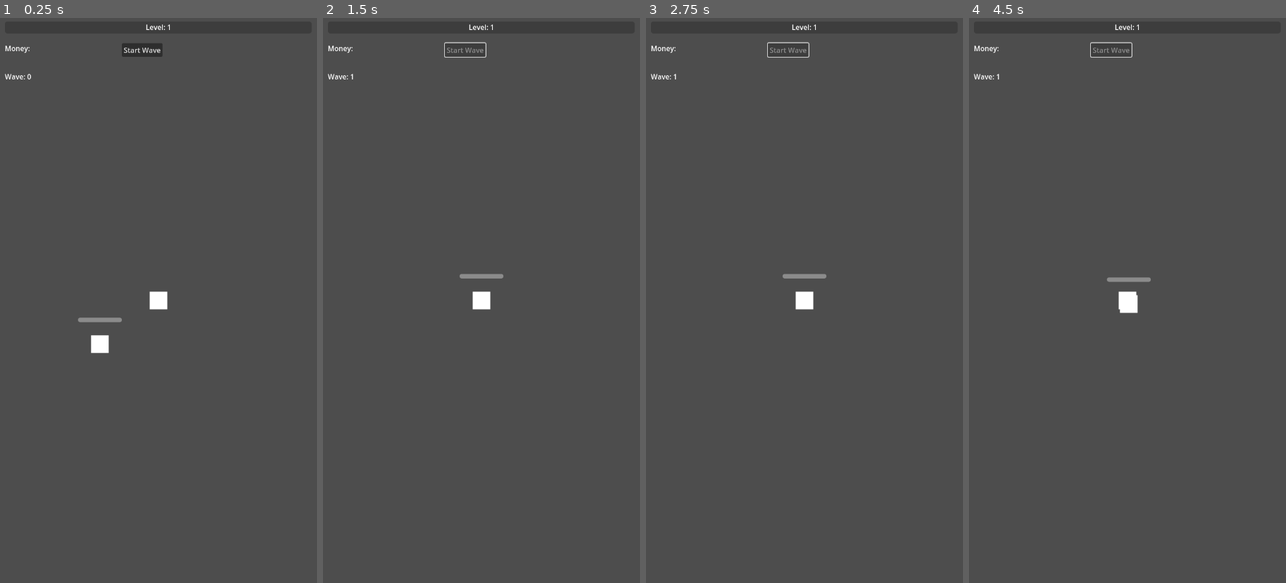
Above: before the commit, frames 1-4 (left to right).
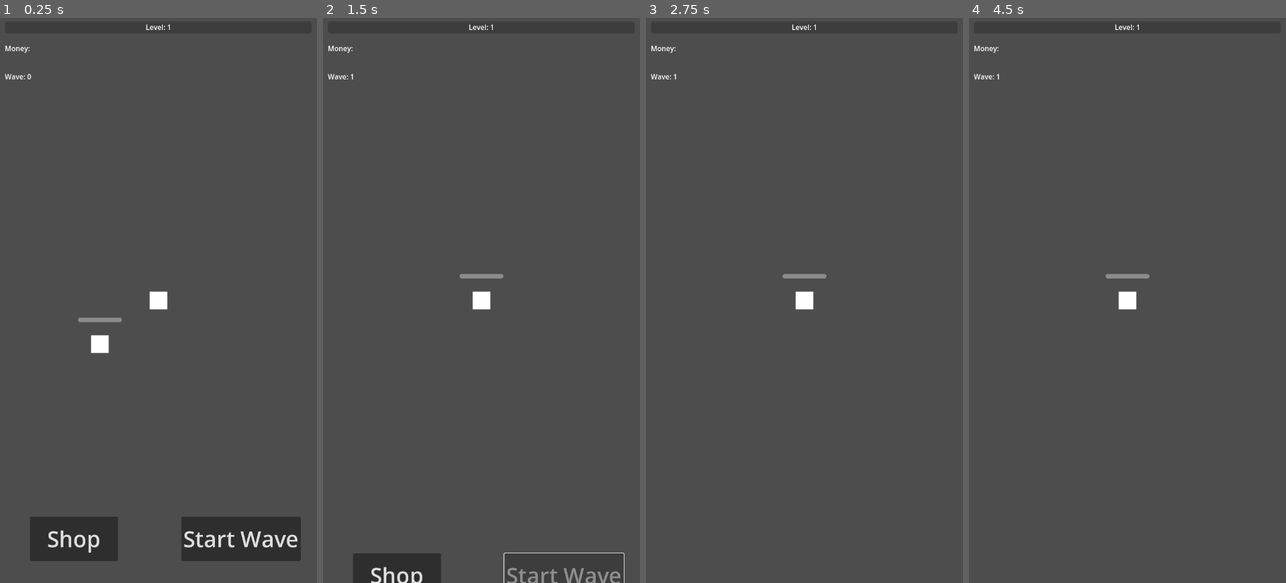
Above: after the commit, the same moments.

Repository: Davideee03/MobileComputing
Game: Godot game, scene res://Scenes/Towns/Town.tscn
The game is run twice, just before and just after one commit, with the same random seed, the same clock (stepped at 60 frames per second) and the same inputs.
Inputs (mouse positions are in pixels of both pictures, inside the frame that each line leads up to):
- Up to frame 1 (0.25 s): no input
- Up to frame 2 (1.5 s): click (395, 537) at 0.5 s, where only the run after the commit has a clickable "Shop"; click "Start Wave" at 1.25 s
- Up to frame 3 (2.75 s): tap Enter at 2 s; move the mouse to (874, 272) at 2.02 s; click (874, 272) at 2.17 s
- Up to frame 4 (4.5 s): tap Space at 2.75 s; drag from (1064, 328) to (1127, 300) at 2.77 s; move the mouse to (1159, 176) at 3.52 s; click (1159, 176) at 3.67 s; tap Enter at 4.25 s; drag from (1111, 413) to (1032, 215) at 4.27 s

The runs differ from the first frame. In frame 1, 5.3% of the frame differs, in the area x 9-95%, y 4-97%; in frame 2, 1.9%; in frame 3, 0.1%; in frame 4, 0.3%.

Commit message:
Buttons and fuel container movement
Points:
 - Optimized the fuel container movement (now it'll be a player child when needed)
 - Added the currently unused "shop button"
 - An animation player that removes the buttons that are not necessary

Diff:
--- a/Scenes/Enemies/EnemySpawner.tscn
+++ b/Scenes/Enemies/EnemySpawner.tscn
@@ -1,8 +1,6 @@
-[gd_scene load_steps=3 format=3 uid="uid://cicvcl7ecrmi7"]
+[gd_scene load_steps=2 format=3 uid="uid://cicvcl7ecrmi7"]
 
 [ext_resource type="Script" path="res://Scripts/Enemies/EnemySpawner.gd" id="1_d78cs"]
-[ext_resource type="PackedScene" uid="uid://6qm43mvh3ma6" path="res://Scenes/Enemies/Enemy.tscn" id="2_7tf5q"]
 
 [node name="EnemySpawner" type="Node2D"]
 script = ExtResource("1_d78cs")
-enemies = Array[PackedScene]([ExtResource("2_7tf5q")])
--- a/Scenes/Towns/Town.tscn
+++ b/Scenes/Towns/Town.tscn
@@ -10,9 +10,46 @@
 [sub_resource type="CircleShape2D" id="CircleShape2D_lm2qt"]
 radius = 270.0
 
+[sub_resource type="Animation" id="Animation_6qcin"]
+resource_name = "StartWave"
+tracks/0/type = "value"
+tracks/0/imported = false
+tracks/0/enabled = true
+tracks/0/path = NodePath("Buttons:position")
+tracks/0/interp = 1
+tracks/0/loop_wrap = true
+tracks/0/keys = {
+"times": PackedFloat32Array(0, 1),
+"transitions": PackedFloat32Array(1, 1),
+"update": 0,
+"values": [Vector2(100, 1138), Vector2(100, 1346)]
+}
+
+[sub_resource type="Animation" id="Animation_srwuj"]
+length = 0.001
+tracks/0/type = "value"
+tracks/0/imported = false
+tracks/0/enabled = true
+tracks/0/path = NodePath("Buttons:position")
+tracks/0/interp = 1
+tracks/0/loop_wrap = true
+tracks/0/keys = {
+"times": PackedFloat32Array(0),
+"transitions": PackedFloat32Array(1),
+"update": 0,
+"values": [Vector2(100, 1138)]
+}
+
+[sub_resource type="AnimationLibrary" id="AnimationLibrary_hum08"]
+_data = {
+"RESET": SubResource("Animation_srwuj"),
+"StartWave": SubResource("Animation_6qcin")
+}
+
 [node name="World" type="Node2D"]
 
-[node name="FuelContainer" parent="." node_paths=PackedStringArray("player") instance=ExtResource("2_1j8pv")]
+[node name="FuelContainer" parent="." node_paths=PackedStringArray("world", "player") instance=ExtResource("2_1j8pv")]
+world = NodePath("..")
 player = NodePath("../Player")
 
 [node name="PlayerDetector" type="Area2D" parent="FuelContainer"]
@@ -43,17 +80,38 @@
 offset_bottom = 155.0
 text = "Wave: 0"
 
-[node name="StartWave" type="Button" parent="Player/Control" node_paths=PackedStringArray("spawners", "fuel_container")]
+[node name="AnimationPlayer" type="AnimationPlayer" parent="Player/Control"]
+libraries = {
+"": SubResource("AnimationLibrary_hum08")
+}
+
+[node name="Buttons" type="Control" parent="Player/Control"]
+anchors_preset = 0
+offset_left = 100.0
+offset_top = 1138.0
+offset_right = 797.0
+offset_bottom = 1278.0
+
+[node name="StartWave" type="Button" parent="Player/Control/Buttons" node_paths=PackedStringArray("spawners", "fuel_container", "animation_player")]
 unique_name_in_owner = true
 layout_mode = 0
-offset_left = 366.0
-offset_top = 65.0
-offset_right = 458.0
-offset_bottom = 96.0
+offset_left = 401.0
+offset_right = 672.0
+offset_bottom = 100.0
+theme_override_font_sizes/font_size = 50
 text = "Start Wave"
 script = ExtResource("3_72yn0")
-spawners = NodePath("../../Spawners")
-fuel_container = NodePath("../../../FuelContainer")
+spawners = NodePath("../../../Spawners")
+fuel_container = NodePath("../../../../FuelContainer")
+animation_player = NodePath("../../AnimationPlayer")
+
+[node name="ShopButton" type="Button" parent="Player/Control/Buttons"]
+layout_mode = 0
+offset_left = 57.0
+offset_right = 257.0
+offset_bottom = 100.0
+theme_override_font_sizes/font_size = 50
+text = "Shop"
 
 [node name="Spawners" type="Node2D" parent="Player"]
 position = Vector2(-133, 99)
@@ -68,6 +126,6 @@
 position = Vector2(1250, 0)
 target = NodePath("../../../FuelContainer")
 
-[connection signal="area_entered" from="FuelContainer/PlayerDetector" to="Player/Control/StartWave" method="_on_player_detector_area_entered"]
-[connection signal="area_exited" from="FuelContainer/PlayerDetector" to="Player/Control/StartWave" method="_on_player_detector_area_exited"]
-[connection signal="button_down" from="Player/Control/StartWave" to="Player/Control/StartWave" method="_on_button_down"]
+[connection signal="area_entered" from="FuelContainer/PlayerDetector" to="Player/Control/Buttons/StartWave" method="_on_player_detector_area_entered"]
+[connection signal="area_exited" from="FuelContainer/PlayerDetector" to="Player/Control/Buttons/StartWave" method="_on_player_detector_area_exited"]
+[connection signal="button_down" from="Player/Control/Buttons/StartWave" to="Player/Control/Buttons/StartWave" method="_on_button_down"]
--- a/Scripts/Enemies/StartWaveButton.gd
+++ b/Scripts/Enemies/StartWaveButton.gd
@@ -2,6 +2,11 @@
 
 @export var spawners : Node2D
 @export var fuel_container : Area2D
+
+@export_category("Animation")
+@export var animation_player : AnimationPlayer
+@export var animation_speed : float = 2.0
+
 var is_near_to_fuel : bool = false
 
 func _on_button_down():
@@ -16,10 +21,16 @@
 	#Disable Button
 	disabled = true
 
+	#Play animation
+	animation_player.play("StartWave", -1, animation_speed)
+
 func end_wave():
 	#Enable button
 	disabled = false
 	fuel_container.stop_following_player()
+
+	#Play animation
+	animation_player.play("StartWave", -1, -animation_speed, true)
 
 
 func _on_player_detector_area_entered(_area):
--- a/Scripts/Fuel/FuelContainer.gd
+++ b/Scripts/Fuel/FuelContainer.gd
@@ -1,14 +1,17 @@
 extends Area2D
 
+@export var world : Node2D
 @export var player : Node2D
-var follow : bool = false
-
-func _process(_delta):
-	if !follow: return
-	global_position = player.global_position
 
 #Functions called by StartWave button
+#
+#Reparent the current node in order to
+#follow the player copying his transform
 func follow_player():
-	follow = true
+	reparent(player, false)
+
+#Wait a process frame, then reparent the node
+#keeping the current transform
 func stop_following_player():
-	follow = false
+	await get_tree().create_timer(get_process_delta_time()).timeout
+	reparent(world)
Not shown: 1 places in Scenes/Towns/Town.tscn that only renumber resources
